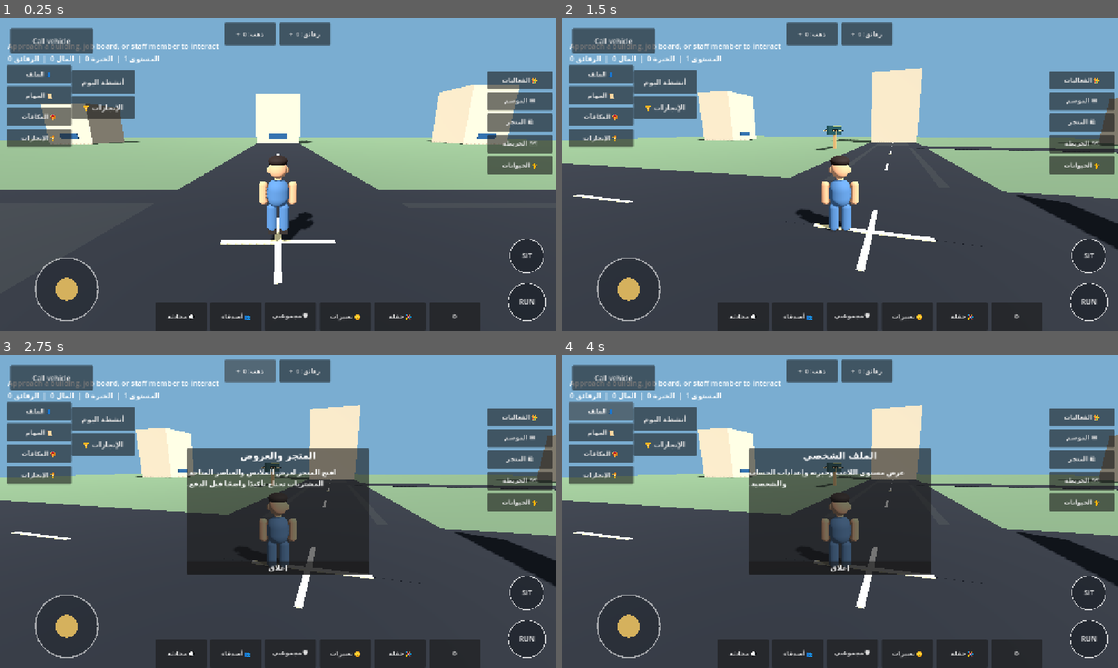
Above: before the commit, frames 1-4 (two rows, left to right).
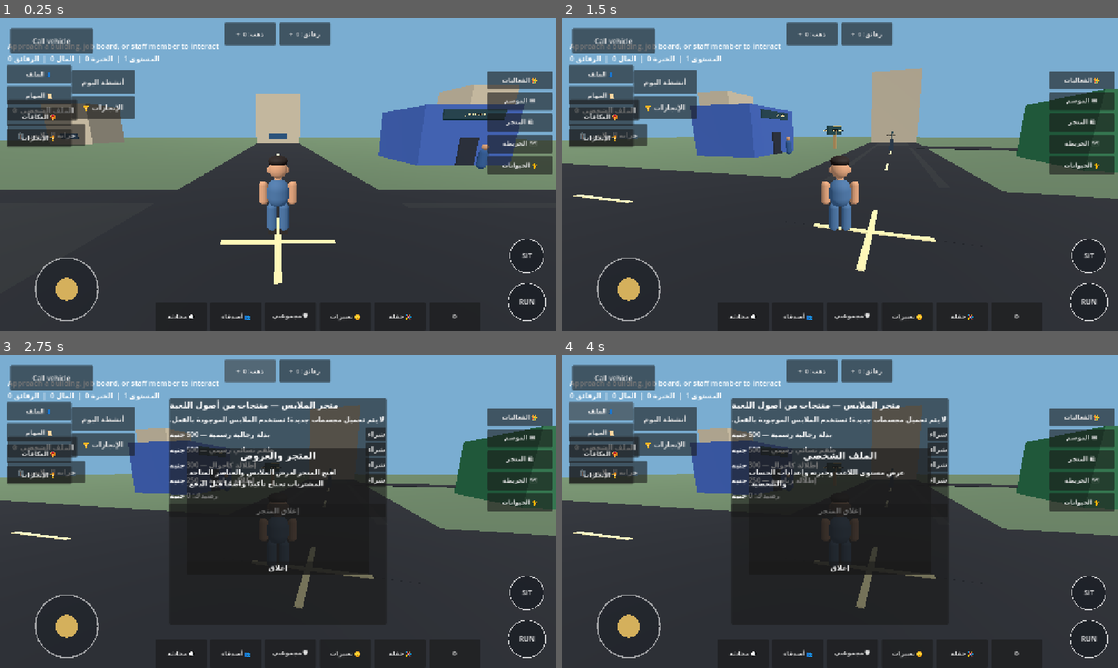
Above: after the commit, the same moments.

Repository: gamalalaraby1988-dotcom/King-Egypt-
Game: Godot game, scene res://scenes/main.tscn
Two runs of this game, one before a commit and one after it. Both use one fixed random seed, a clock stepped at 60 frames per second and the inputs below.
Inputs (mouse positions are in pixels of both pictures, inside the frame that each line leads up to):
- Up to frame 1 (0.25 s): no input
- Up to frame 2 (1.5 s): tap Enter at 0.5 s; move the mouse to (962, 158) at 0.52 s; hold D (move_right) 0.53-1.25 s; hold Shift (sprint) 0.53-1.25 s; click (962, 158) at 0.67 s; drag from (728, 190) to (812, 237) at 1.27 s
- Up to frame 3 (2.75 s): click "ذهب: 0 +" at 2 s
- Up to frame 4 (4 s): click "رقائق: 0 +" at 2.75 s; click "👤 الملف" at 3.5 s

The runs differ from the first frame. In frame 1, 20% of the frame differs, in the area x 0-100%, y 21-86%; in frame 2, 20%; in frame 3, 33%; in frame 4, 33%, in the area x 0-100%, y 13-87%.
Error before the commit: Parse Error: Cannot infer the type of "selected_language" variable because the value doesn't have a set type. (res://scripts/profile_settings.gd:134)

Commit message:
Declare selected language type explicitly

Diff:
--- a/scripts/profile_settings.gd
+++ b/scripts/profile_settings.gd
@@ -131,7 +131,7 @@
 	config.set_value("settings", "volume", int(volume_slider.value))
 	config.set_value("settings", "quality", quality_select.selected)
 	var language_modes := ["auto", "ar", "en"]
-	var selected_language := language_modes[clampi(language_select.selected, 0, 2)]
+	var selected_language: String = language_modes[clampi(language_select.selected, 0, 2)]
 	config.set_value("settings", "language", selected_language)
 	var error := config.save(SAVE_PATH)
 	CityLanguage.set_language(selected_language)
